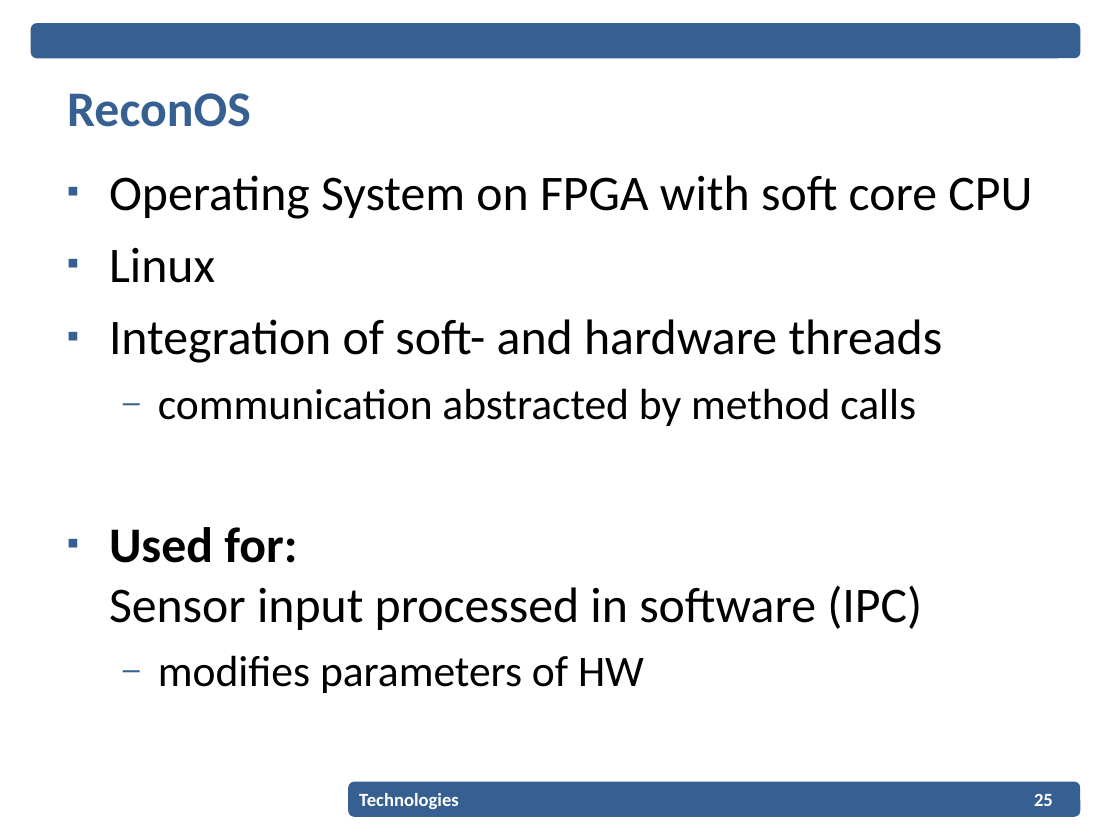
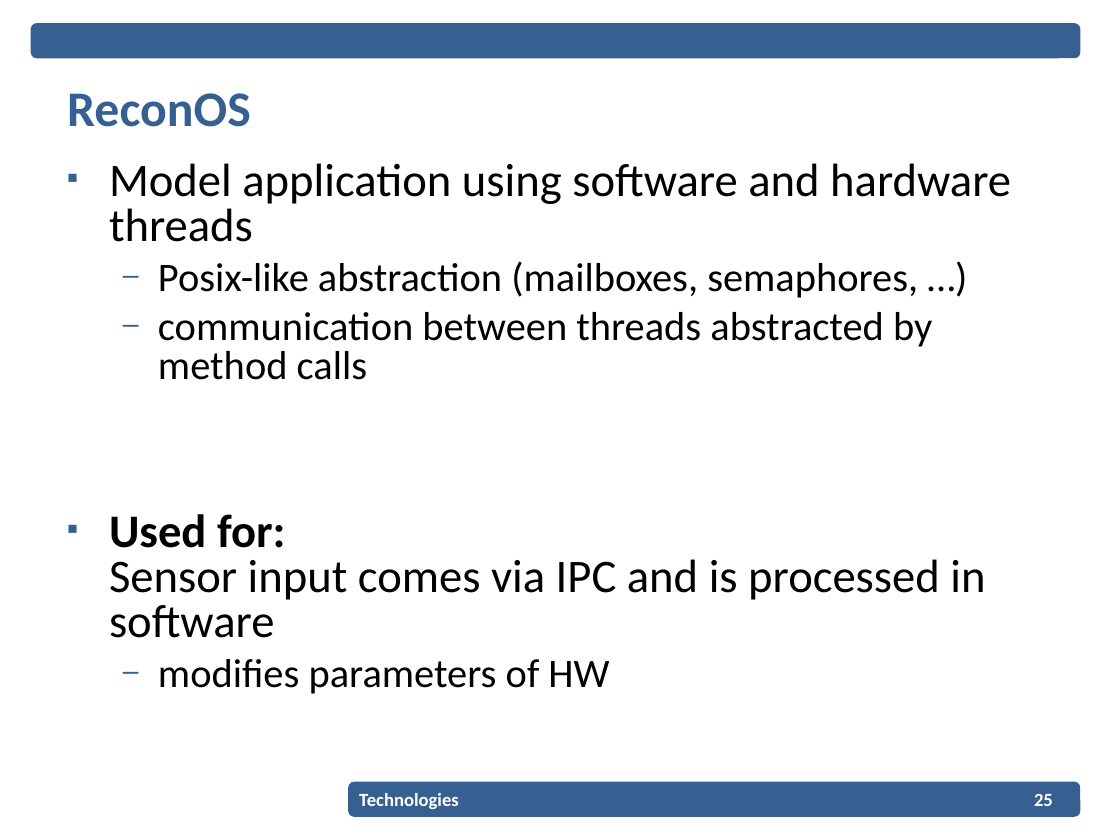
Before and after one commit to EPiCS/soundgates, a slide deck: slide 25 of documents/projectplan-presentation/Projectplan_Presentation.ppt. Drawn at 1120x840 pixels with LibreOffice and Linux fonts; fonts in the diff are those of the drawing; background and template pictures are left out. Boxes give left, top, right and bottom in pixels: in the first picture for what was removed or moved away, otherwise in the second. Text is boxed around its words. In the diff, an @@ line names an element or a change of style, - is before the commit and + after.

Commit message:
Presentation RC1

```diff
--- a/documents/projectplan-presentation/Projectplan_Presentation.ppt
+++ b/documents/projectplan-presentation/Projectplan_Presentation.ppt
@@ text at [109,163,1011,638]: text changed; size 32 to 30 pt @@
-▪ Operating System on FPGA with soft core CPU
-▪ Linux
-▪ Integration of soft- and hardware threads
-  – communication abstracted by method calls
-▪ Used for:
-  Sensor input processed in software (IPC)
+▪ Model application using software and hardware threads
+  – Posix-like abstraction (mailboxes, semaphores, …)
+  – communication between threads abstracted by method calls
+▪ Used for:
+  Sensor input comes via IPC and is processed in software
@@ text at [158,659,609,694]: size 28 to 26 pt in "modifies parameters of HW"; line spacing 1 to 0.8 @@
```
Also in this commit, not shown: 8 other slides changed, 4 slides added, 3 slides removed, 1 other file.
